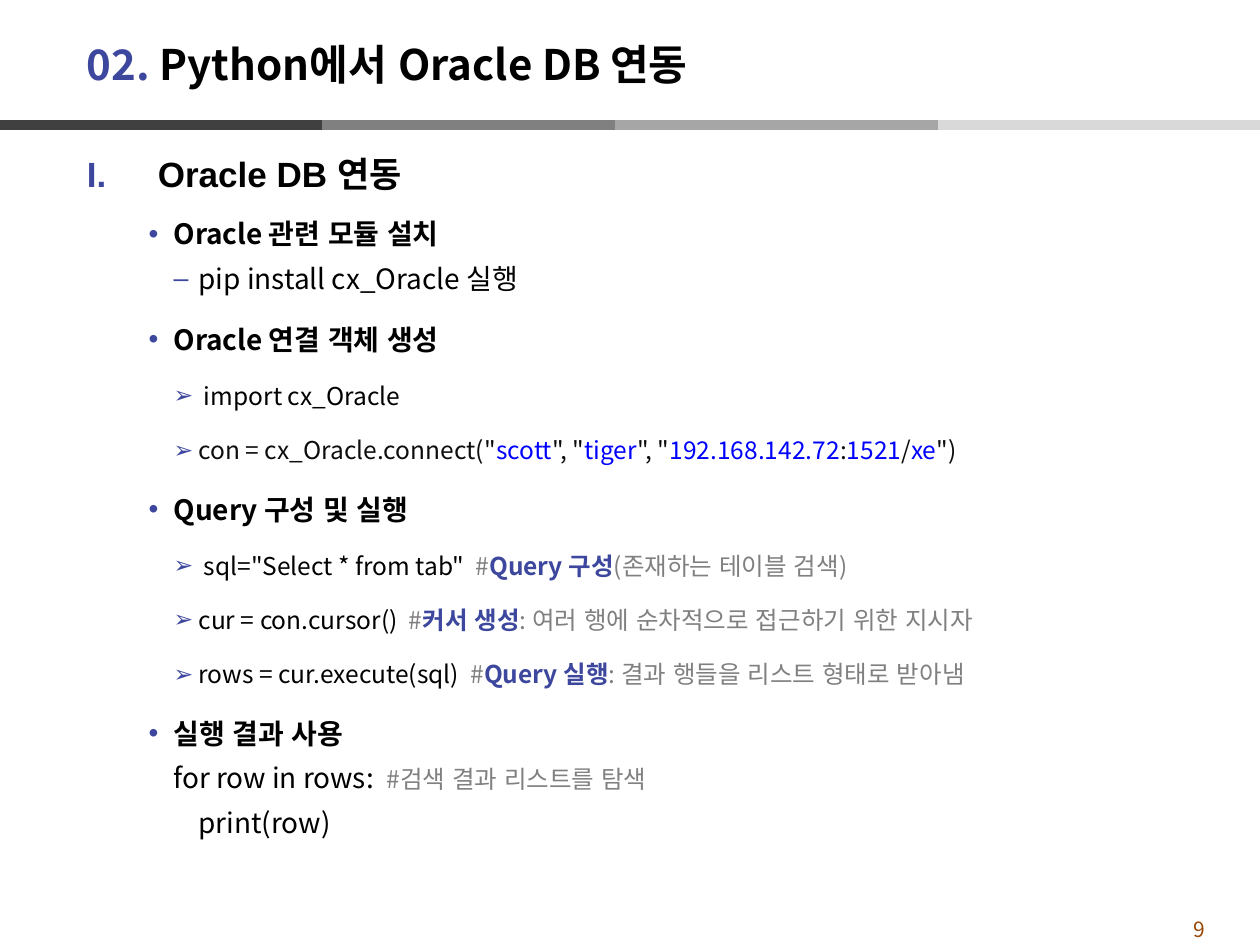
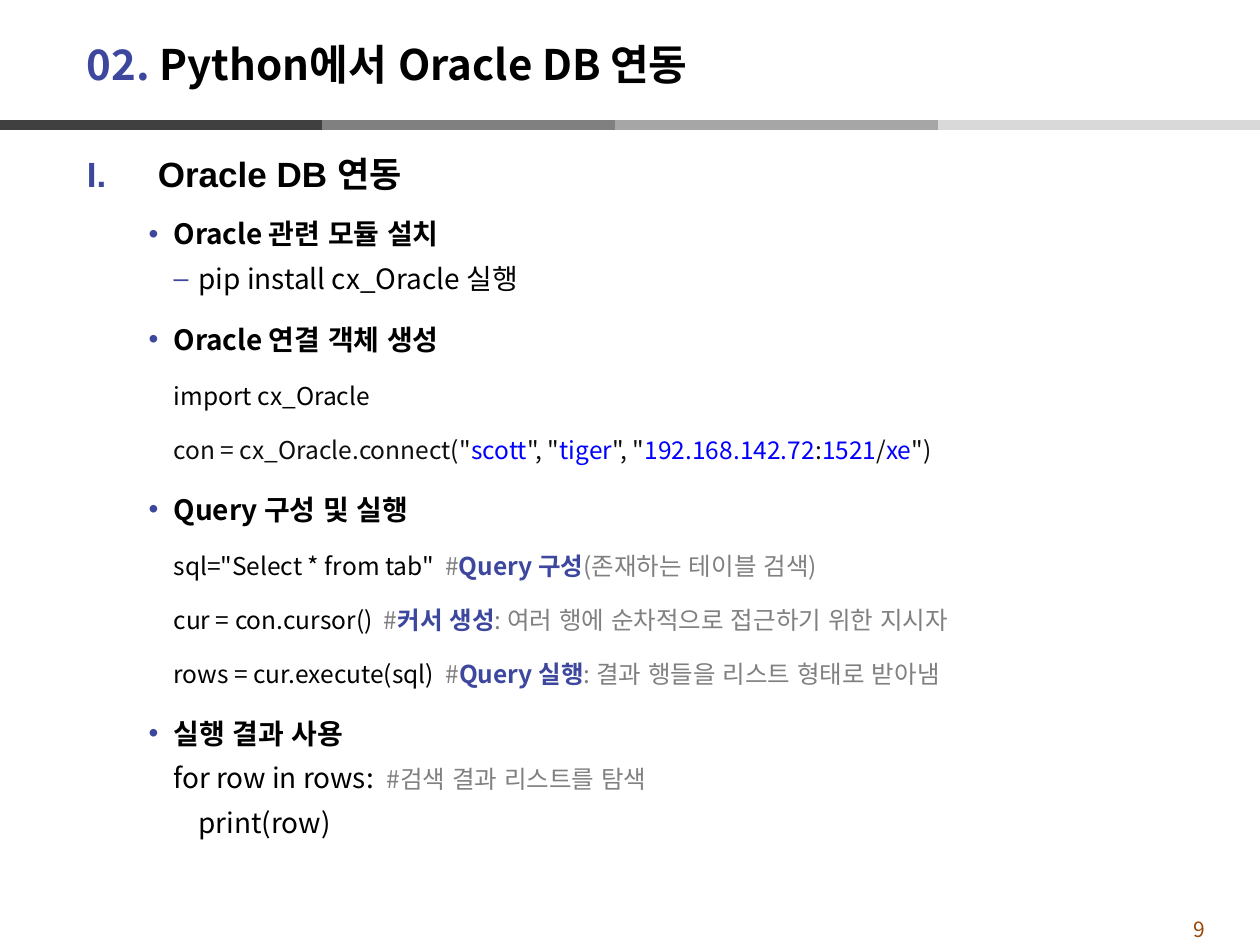
Before and after one commit to dndxor/BCPy, a slide deck: slide 9 of Ch14-Database연동.pptx. Drawn at 1260x945 pixels with LibreOffice and Linux fonts; fonts in the diff are those of the drawing. Boxes give left, top, right and bottom in pixels: in the first picture for what was removed or moved away, otherwise in the second. Text is boxed around its words. In the diff, an @@ line names an element or a change of style, - is before the commit and + after.

```diff
--- a/Ch14-Database연동.pptx
+++ b/Ch14-Database연동.pptx
@@ text at [174, 385, 948, 689]: bullet ➢ to none @@
```
Also in this commit, not shown: 15 other slides changed, 1 slide removed, 42 other files.
